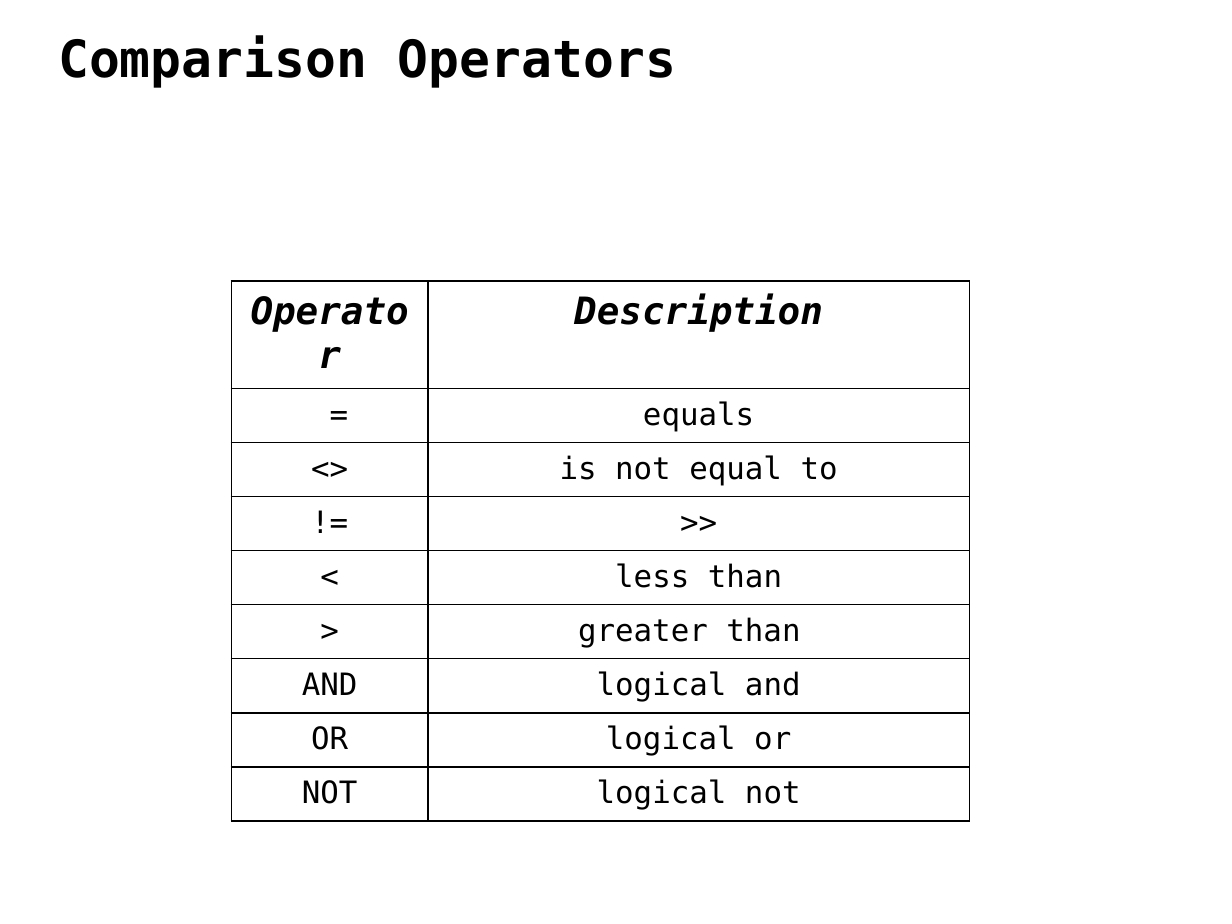
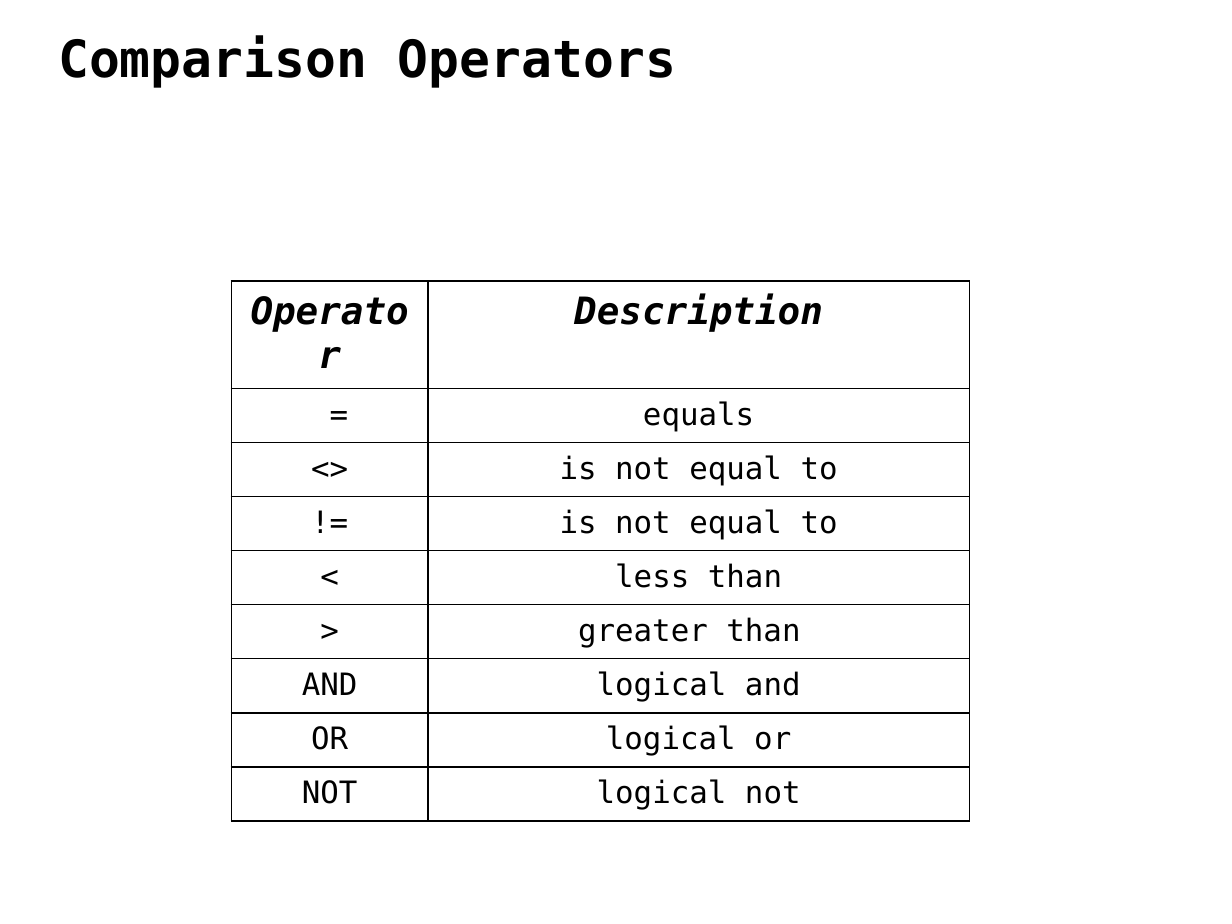
Before and after one commit to ipeirotis/dealing_with_data, a slide deck: slide 51 of 3-SQL/C-SQL.pptx (slide 40 before the commit). Drawn at 1232x924 pixels with LibreOffice and Linux fonts; fonts in the diff are those of the drawing. Boxes give left, top, right and bottom in pixels: in the first picture for what was removed or moved away, otherwise in the second. Text is boxed around its words. In the diff, an @@ line names an element or a change of style, - is before the commit and + after.

```diff
--- a/3-SQL/C-SQL.pptx
+++ b/3-SQL/C-SQL.pptx
@@ table at box(232, 281, 968, 814) @@
-row 4, column 2: >>
+row 4, column 2: is not equal to
```
Also in this commit, not shown: 8 other slides changed, 12 slides added, 1 slide removed.
